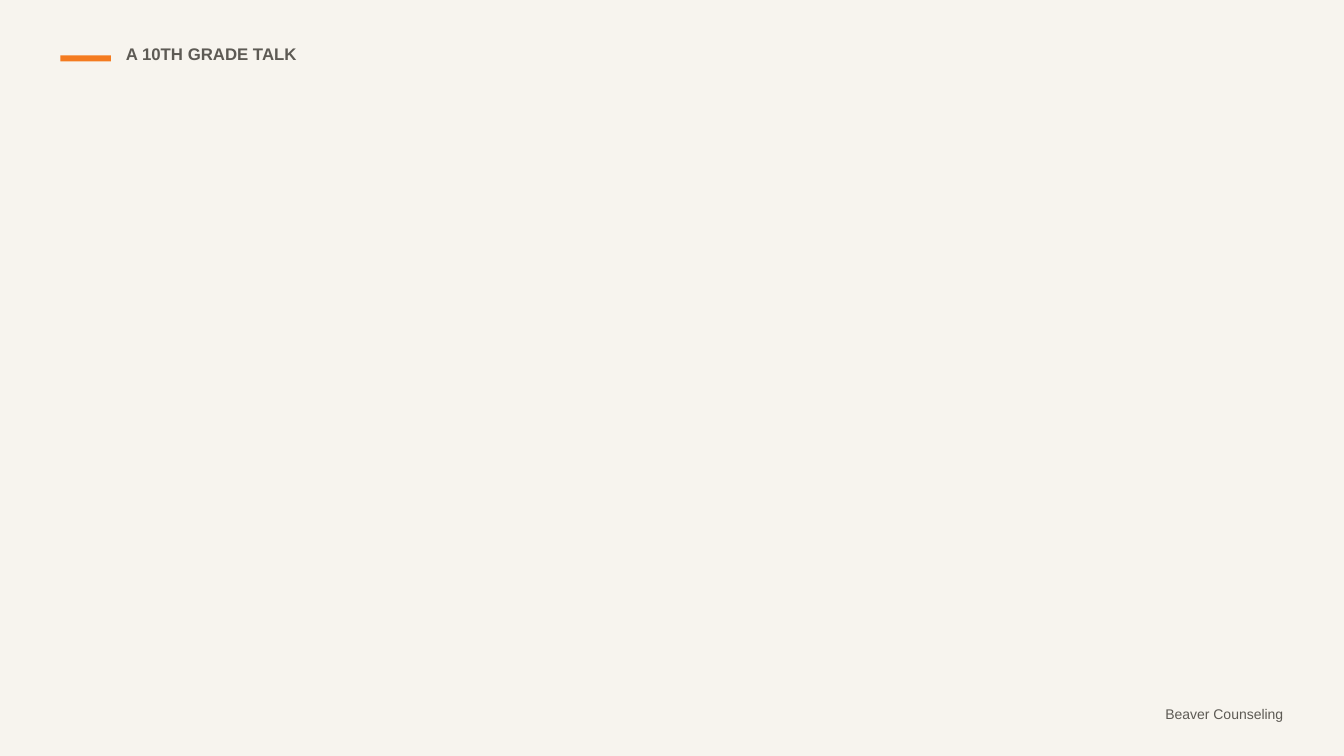
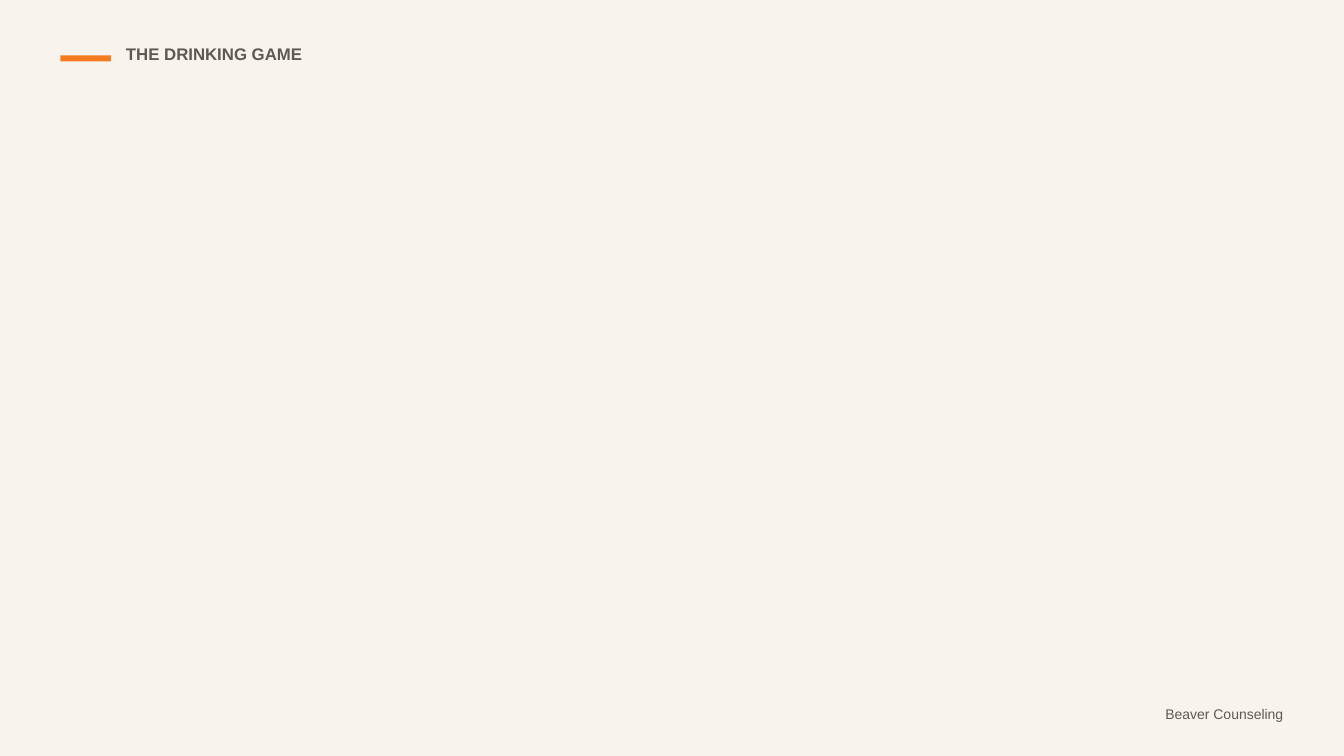
Before and after one commit to rmwtoolkit/bcds-toolkit, a slide deck: slide 2 of decks/alcohol-and-your-brain-lesson-v2.pptx. Drawn at 1344x756 pixels with LibreOffice and Linux fonts; fonts in the diff are those of the drawing; background and template pictures are left out. Boxes give left, top, right and bottom in pixels: in the first picture for what was removed or moved away, otherwise in the second. Text is boxed around its words. In the diff, an @@ line names an element or a change of style, - is before the commit and + after.

```diff
--- a/decks/alcohol-and-your-brain-lesson-v2.pptx
+++ b/decks/alcohol-and-your-brain-lesson-v2.pptx
@@ text at (126, 48, 302, 60): text changed @@
-A 10TH GRADE TALK
+THE DRINKING GAME
```
Also in this commit, not shown: 2 other slides changed, 3 other files.
